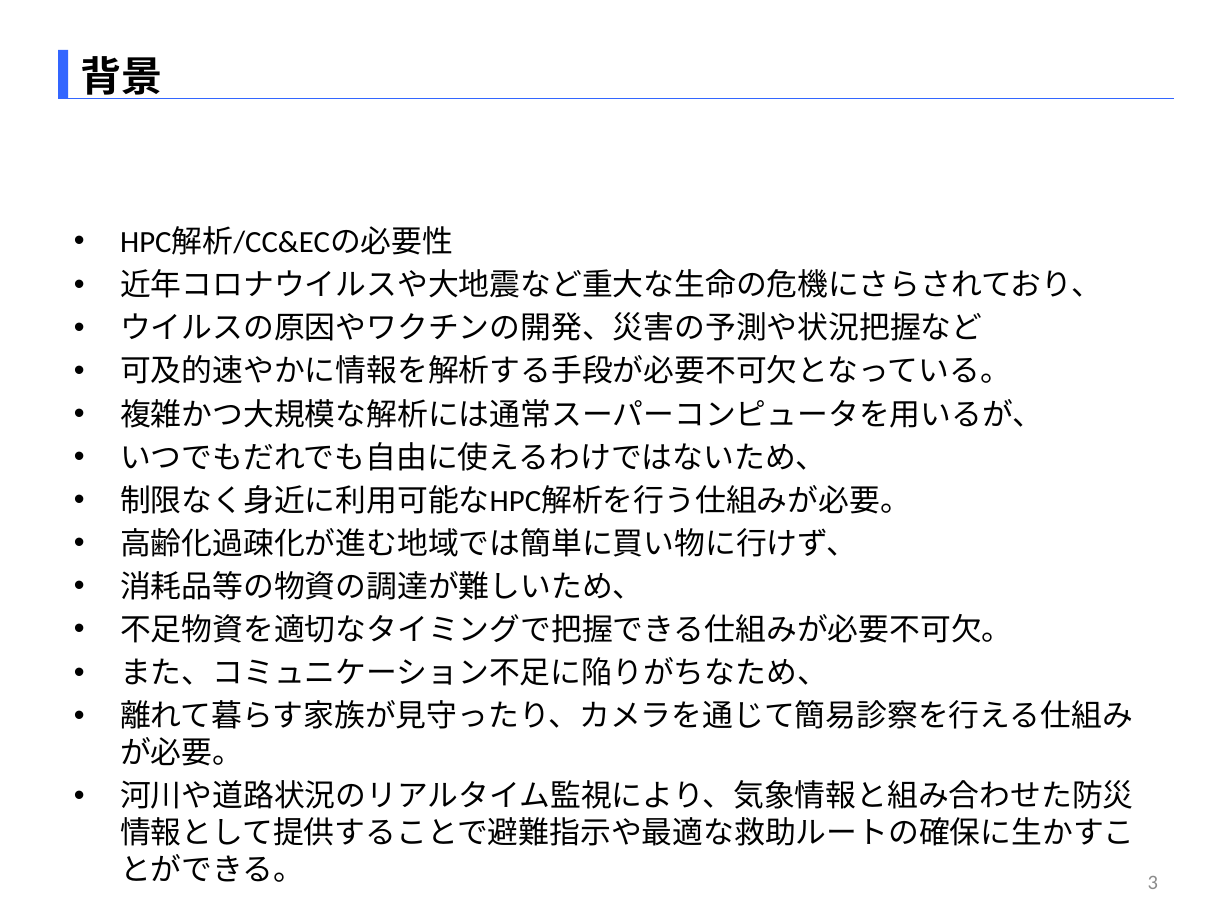
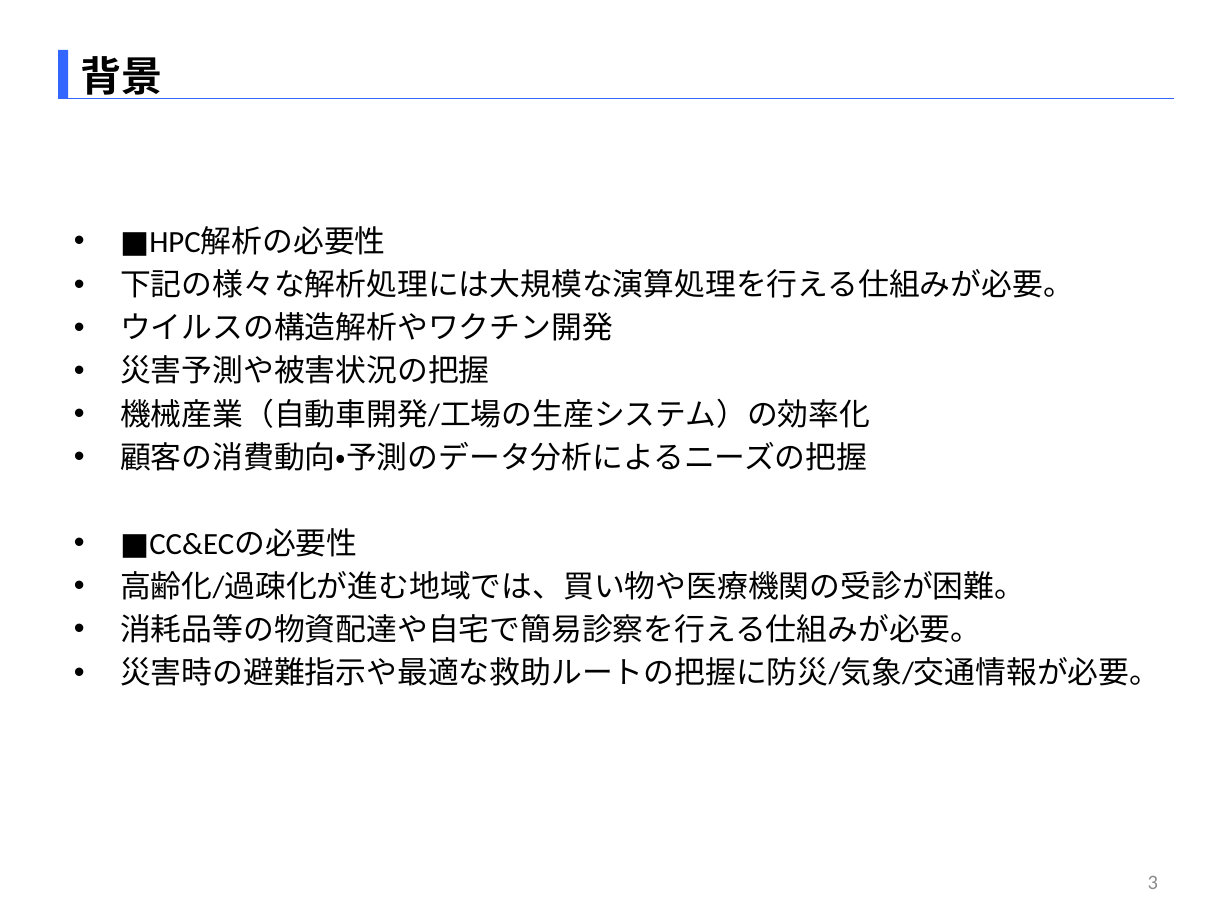
Before and after one commit to SITH-YN/PythonTool, a slide deck: slide 3 of Temp/EMB本部_中村洋太_290863_[HPC解析_CC&ECサービス].pptx. Drawn at 1232x924 pixels with LibreOffice and Linux fonts; fonts in the diff are those of the drawing. Boxes give left, top, right and bottom in pixels: in the first picture for what was removed or moved away, otherwise in the second. Text is boxed around its words. In the diff, an @@ line names an element or a change of style, - is before the commit and + after.

Commit message:
add

```diff
--- a/Temp/EMB本部_中村洋太_290863_[HPC解析_CC&ECサービス].pptx
+++ b/Temp/EMB本部_中村洋太_290863_[HPC解析_CC&ECサービス].pptx
@@ text at box(120, 227, 1160, 686): text changed @@
-• HPC解析/CC&ECの必要性
-• 近年コロナウイルスや大地震など重大な生命の危機にさらされており、
-• ウイルスの原因やワクチンの開発、災害の予測や状況把握など
-• 可及的速やかに情報を解析する手段が必要不可欠となっている。
-• 複雑かつ大規模な解析には通常スーパーコンピュータを用いるが、
-• いつでもだれでも自由に使えるわけではないため、
-• 制限なく身近に利用可能なHPC解析を行う仕組みが必要。
-• 高齢化過疎化が進む地域では簡単に買い物に行けず、
-• 消耗品等の物資の調達が難しいため、
-• 不足物資を適切なタイミングで把握できる仕組みが必要不可欠。
-• また、コミュニケーション不足に陥りがちなため、
-• 離れて暮らす家族が見守ったり、カメラを通じて簡易診察を行える仕組みが必要。
-• 河川や道路状況のリアルタイム監視により、気象情報と組み合わせた防災情報として提供することで避難指示や最適な救助ルートの確保に生かすことができる。
+• ■HPC解析の必要性
+• 下記の様々な解析処理には大規模な演算処理を行える仕組みが必要。
+• ウイルスの構造解析やワクチン開発
+• 災害予測や被害状況の把握
+• 機械産業（自動車開発/工場の生産システム）の効率化
+• 顧客の消費動向・予測のデータ分析によるニーズの把握
+• ■CC&ECの必要性
+• 高齢化/過疎化が進む地域では、買い物や医療機関の受診が困難。
+• 消耗品等の物資配達や自宅で簡易診察を行える仕組みが必要。
+• 災害時の避難指示や最適な救助ルートの把握に防災/気象/交通情報が必要。
```
Also in this commit, not shown: 7 other slides changed, 2 slides added.
